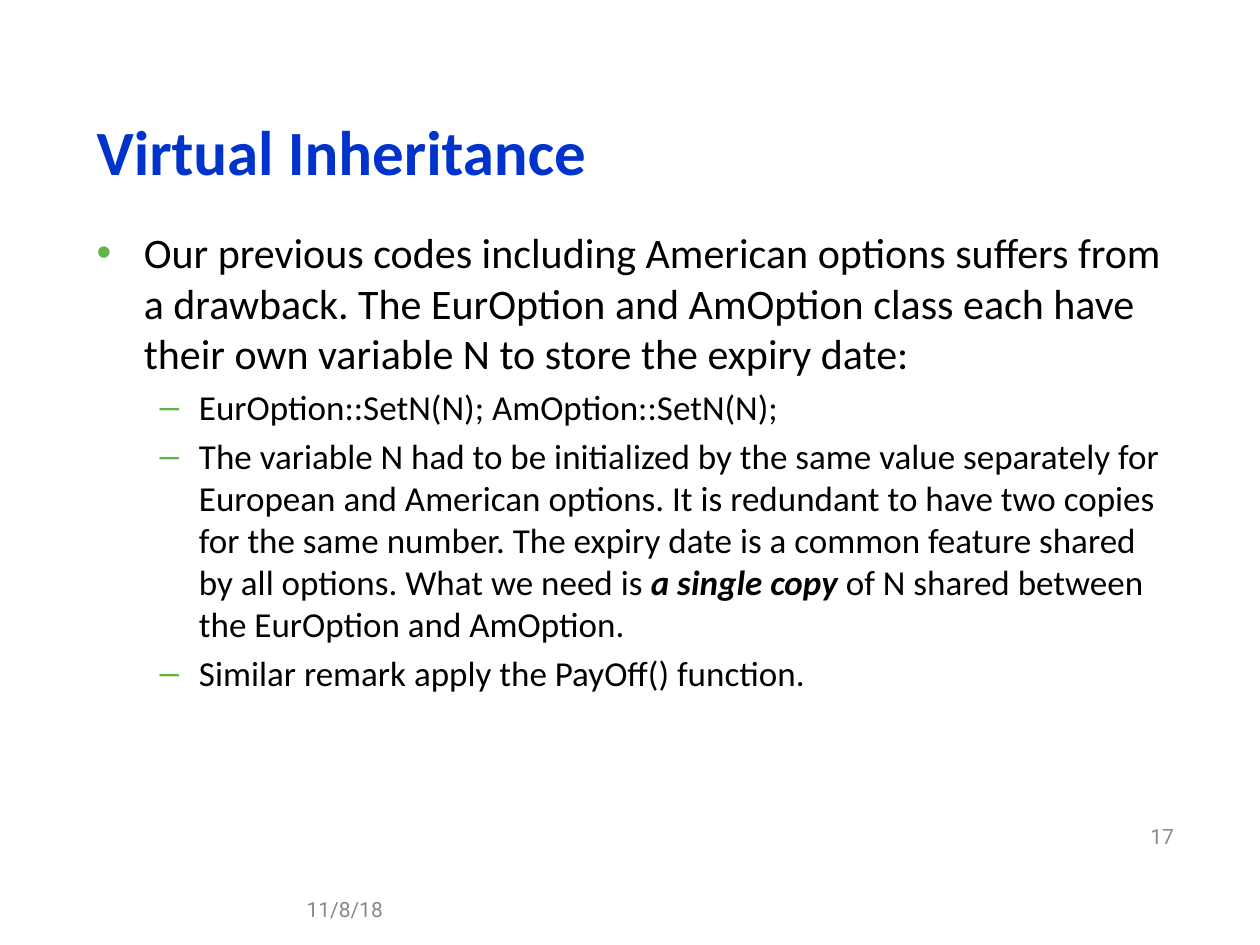
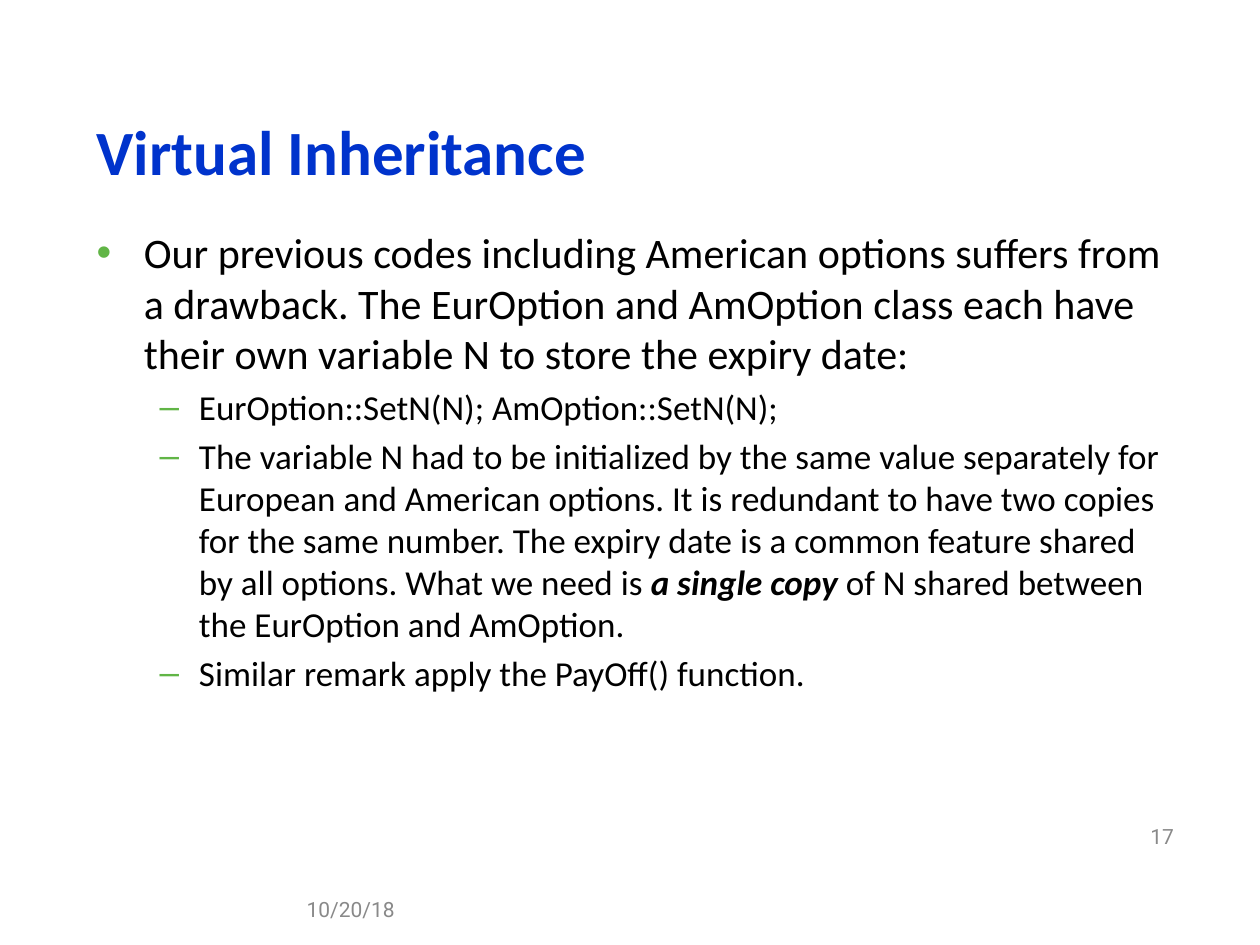
Before and after one commit to gabywang/FRE6883, a slide deck: slide 17 of Slides/Part 2-Financial Applications Using Data Structures, Templates and Design Patterns.pptx. Drawn at 1260x945 pixels with LibreOffice and Linux fonts; fonts in the diff are those of the drawing; background and template pictures are left out. Boxes give left, top, right and bottom in pixels: in the first picture for what was removed or moved away, otherwise in the second. Text is boxed around its words. In the diff, an @@ line names an element or a change of style, - is before the commit and + after.

```diff
--- a/Slides/Part 2-Financial Applications Using Data Structures, Templates and Design Patterns.pptx
+++ b/Slides/Part 2-Financial Applications Using Data Structures, Templates and Design Patterns.pptx
@@ text at (307,902,395,918): text changed @@
-11/8/18
+10/20/18
```
Also in this commit, not shown: 51 other slides changed, 3 other files.
